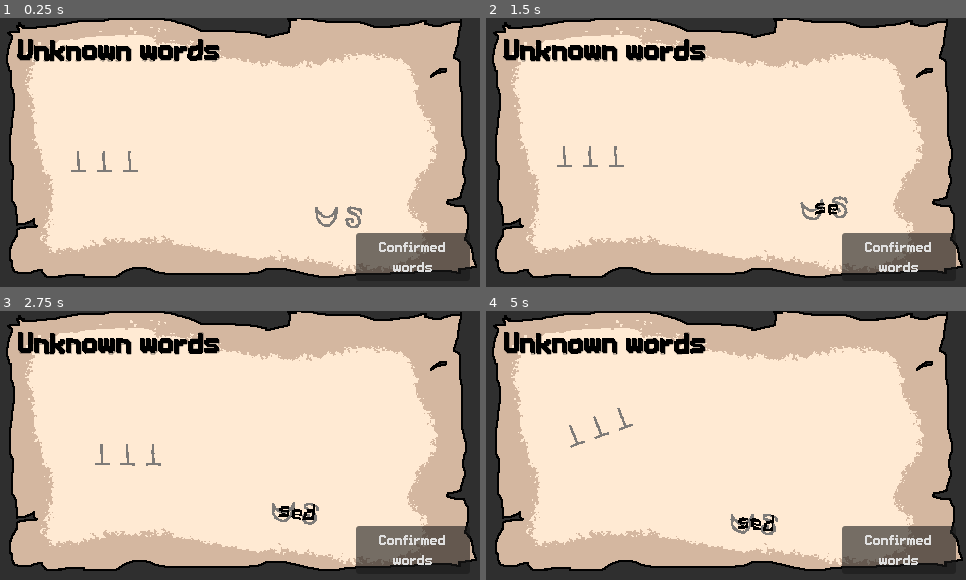
Above: before the commit, frames 1-4 (two rows, left to right).
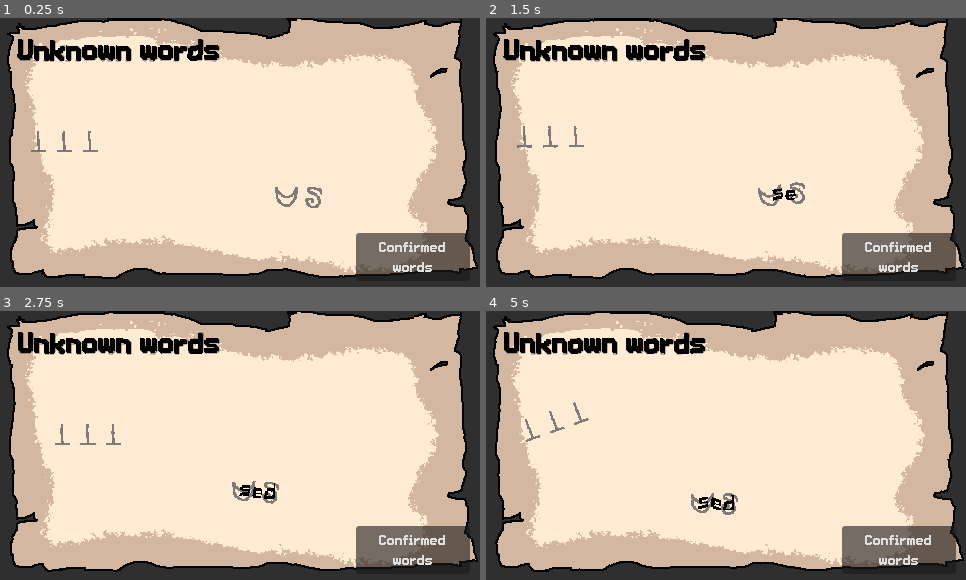
Above: after the commit, the same moments.

Repository: hryspider/GGJ-Committee-Team26
Game: Godot game, scene res://ui/dictionary.tscn
The game is run twice, just before and just after one commit, with the same random seed, the same clock (stepped at 60 frames per second) and the same inputs. This scene is started directly instead of the project's main scene.
Inputs (mouse positions are in pixels of both pictures, inside the frame that each line leads up to):
- Up to frame 1 (0.25 s): no input
- Up to frame 2 (1.5 s): tap Enter at 0.5 s; move the mouse to (783, 200) at 0.52 s; hold D (right) 0.53-1.28 s; click (783, 200) at 0.6 s; move the mouse to (548, 141) at 1.27 s; hold S (down) from 1.28 s (still down); tap E (interact) at 1.35 s
- Up to frame 3 (2.75 s): move the mouse to (288, 386) at 2.02 s; release S (down) at 2.03 s; hold D (right) from 2.03 s (still down); click (288, 386) at 2.1 s
- Up to frame 4 (5 s): move the mouse to (702, 499) at 2.77 s; release D (right) at 2.78 s; hold W (up) 2.78-3.53 s; tap E (interact) at 2.85, 4.35 s; move the mouse to (870, 485) at 3.52 s; hold A (left) from 3.53 s (still down); click (870, 485) at 3.6 s; move the mouse to (582, 405) at 4.27 s

The runs differ from the first frame. In frame 1, 3.0% of the frame differs, in the area x 1-100%, y 0-98%; in frame 2, 3.1%; in frame 3, 3.3%; in frame 4, 3.4%.

Commit message:
dialogline finished

Diff:
--- a/objects/rune.tscn
+++ b/objects/rune.tscn
@@ -21,6 +21,8 @@
 layout_mode = 3
 anchors_preset = 0
 scale = Vector2(0.8, 0.8)
+pivot_offset_ratio = Vector2(-2, -2)
+mouse_filter = 2
 script = ExtResource("1_hsiy3")
 rune_color_faded = Color(0.4117647, 0.4117647, 0.4117647, 0.8627451)
 
--- a/ui/dialogline.gd
+++ b/ui/dialogline.gd
@@ -5,3 +5,4 @@
 @export var speaker : NodePath
 @export var animations : Dictionary[NodePath, String]
 @export var content : String
+@export var duration : float
--- a/ui/dictionary.tscn
+++ b/ui/dictionary.tscn
@@ -19,6 +19,8 @@
 script = ExtResource("1_71f5y")
 
 [node name="Sprite2D" type="Sprite2D" parent="." unique_id=1242209740]
+material = ExtResource("3_o2lu5")
+instance_shader_parameters/localjitterscale = -1.0
 texture = ExtResource("2_71f5y")
 centered = false
 
--- a/ui/npc_dialog.gd
+++ b/ui/npc_dialog.gd
@@ -1,6 +1,6 @@
 extends Node
 
-@export var lines : PackedStringArray
+@export var data : Array[DialogLine]
 
 # Called when the node enters the scene tree for the first time.
 func _ready():
--- a/ui/npc_dialog.tscn
+++ b/ui/npc_dialog.tscn
@@ -1,7 +1,12 @@
 [gd_scene format=3 uid="uid://jnjrf03hmnnh"]
 
 [ext_resource type="Script" uid="uid://cx3i0m1aydsnx" path="res://ui/npc_dialog.gd" id="1_pcxxj"]
+[ext_resource type="Script" uid="uid://dy6gk2wb21yf2" path="res://ui/dialogline.gd" id="2_ie20j"]
+
+[sub_resource type="Resource" id="Resource_idkd1"]
+script = ExtResource("2_ie20j")
+metadata/_custom_type_script = "uid://dy6gk2wb21yf2"
 
 [node name="NPCDialog" type="Node" unique_id=2047505275]
 script = ExtResource("1_pcxxj")
-lines = PackedStringArray("Hello!", "Another thing!")
+data = Array[ExtResource("2_ie20j")]([SubResource("Resource_idkd1")])
